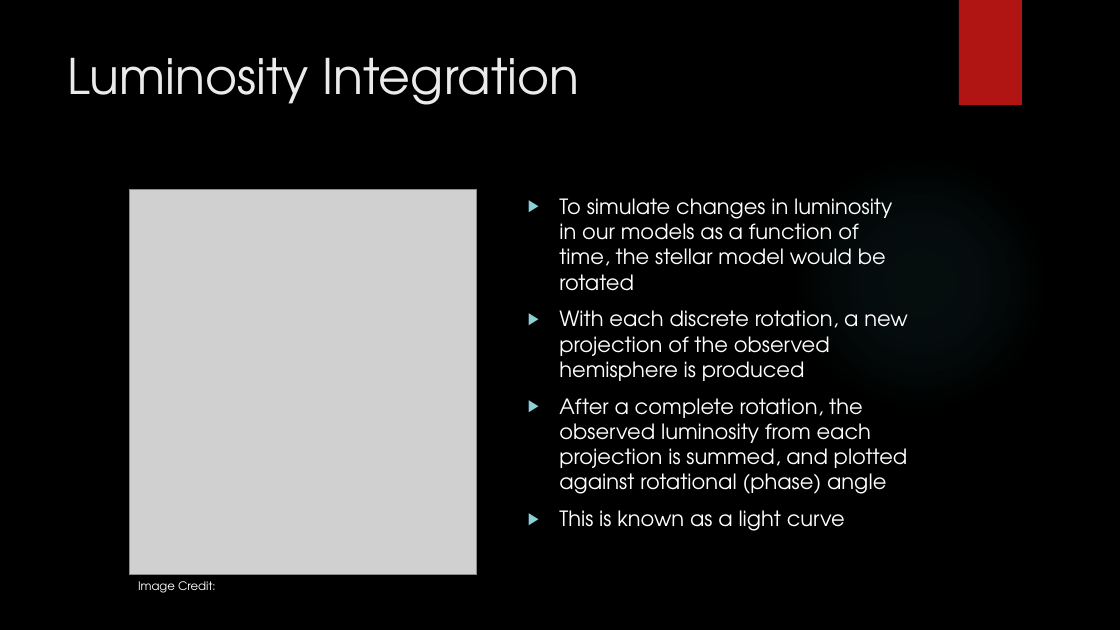
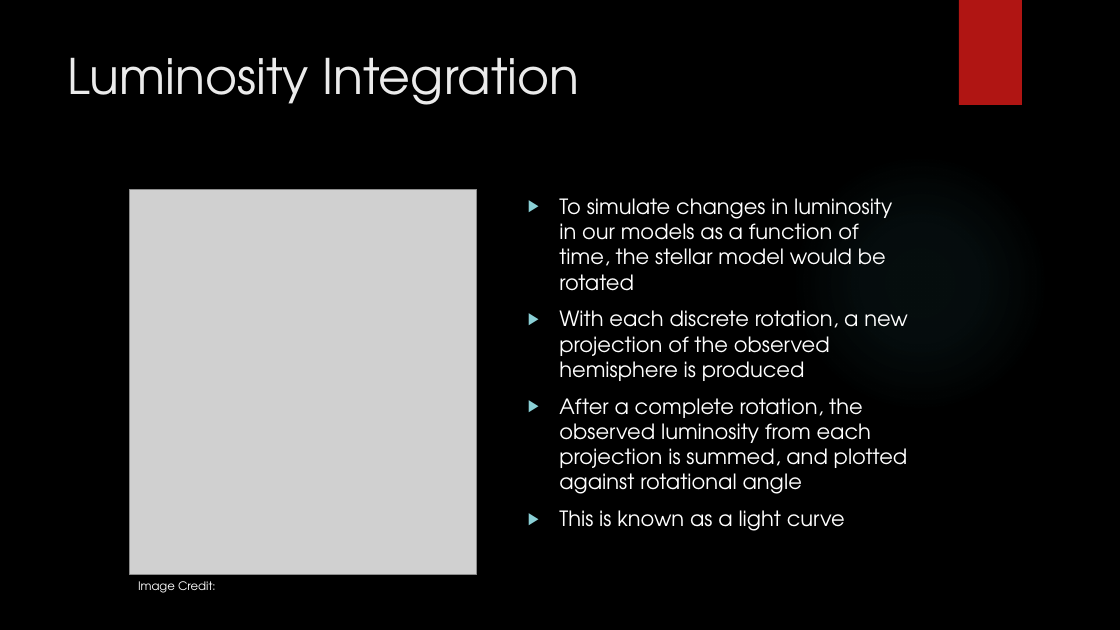
Before and after one commit to mljohn2151/ASTR-3150-GitHub, a slide deck: slide 5 of FUSE - Mottled Stars/FUSE Methodology/Mottled Stars Methodology.pptx. Drawn at 1120x630 pixels with LibreOffice and Linux fonts; fonts in the diff are those of the drawing; grey boxes stand for pictures; background and template pictures are left out. Boxes give left, top, right and bottom in pixels: in the first picture for what was removed or moved away, otherwise in the second. Text is boxed around its words. In the diff, an @@ line names an element or a change of style, - is before the commit and + after.

```diff
--- a/FUSE - Mottled Stars/FUSE Methodology/Mottled Stars Methodology.pptx
+++ b/FUSE - Mottled Stars/FUSE Methodology/Mottled Stars Methodology.pptx
@@ text at [559,398,908,494]: text changed @@
-▶ After a complete rotation, the observed luminosity from each projection is summed, and plotted against rotational (phase) angle
+▶ After a complete rotation, the observed luminosity from each projection is summed, and plotted against rotational angle
```
Also in this commit, not shown: 3 other slides changed, 6 other files.
